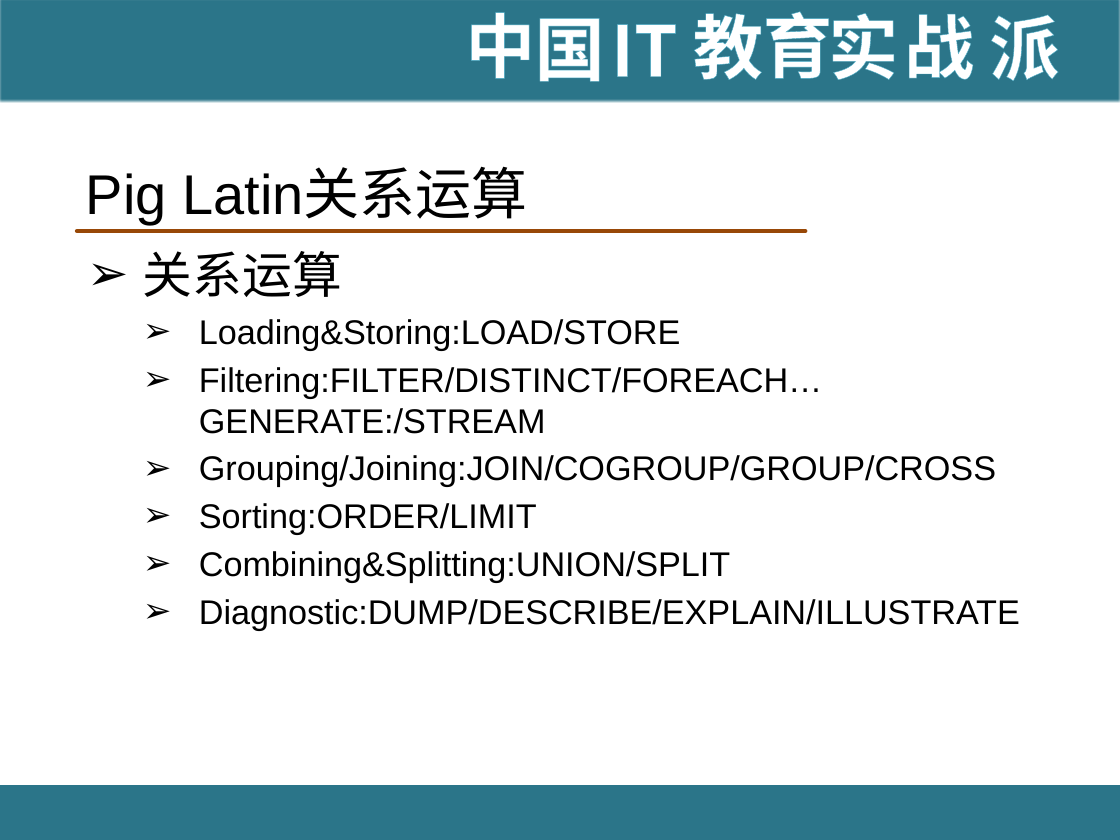
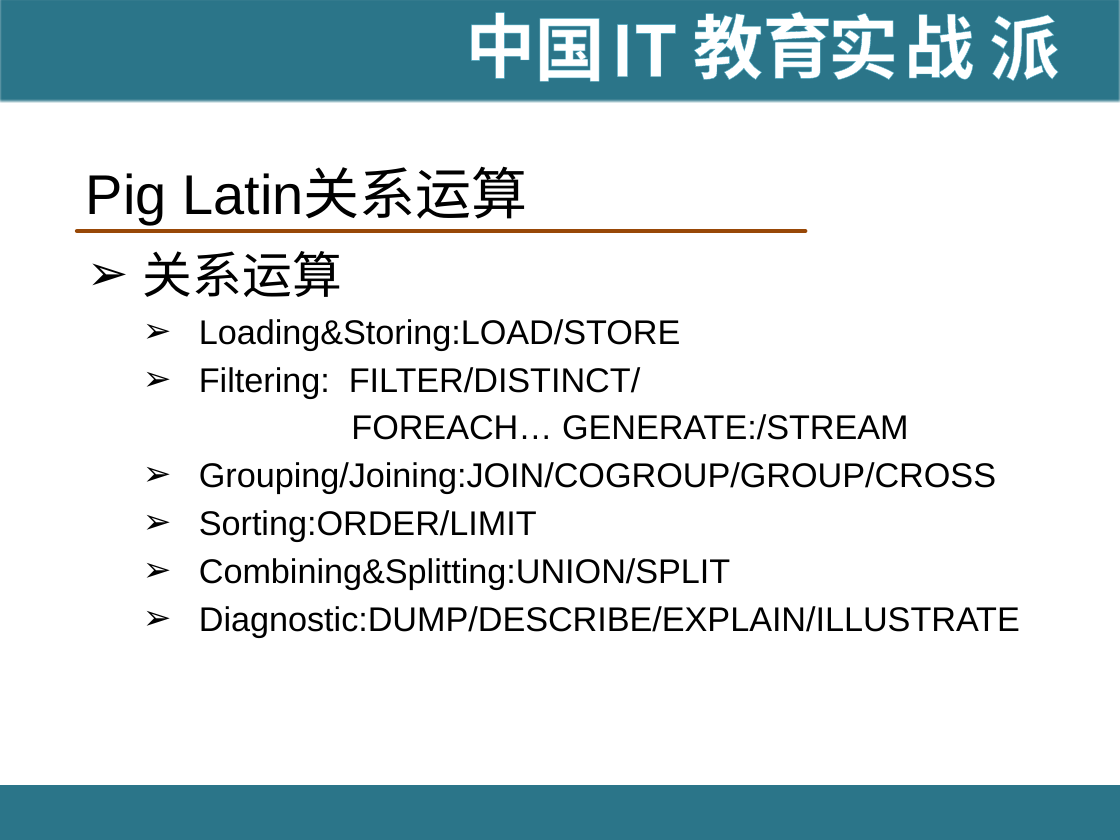
Before and after one commit to hanningxiao/BigData, a slide deck: slide 28 of [IT18掌www.it18zhang.com]Pig.pptx. Drawn at 1120x840 pixels with LibreOffice and Linux fonts; fonts in the diff are those of the drawing; background and template pictures are left out. Boxes give left, top, right and bottom in pixels: in the first picture for what was removed or moved away, otherwise in the second. Text is boxed around its words. In the diff, an @@ line names an element or a change of style, - is before the commit and + after.

```diff
--- a/[IT18掌www.it18zhang.com]Pig.pptx
+++ b/[IT18掌www.it18zhang.com]Pig.pptx
@@ text at (199,367,909,440): text changed @@
-  ➢ Filtering:FILTER/DISTINCT/FOREACH… GENERATE:/STREAM
+  ➢ Filtering: FILTER/DISTINCT/
+  FOREACH… GENERATE:/STREAM
```
Also in this commit, not shown: 43 other slides changed, 5 slides added, 5 slides removed.
